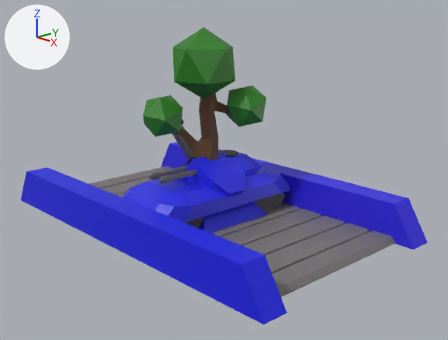
Two versions of the Blender file blender/assets.blend, one commit apart.
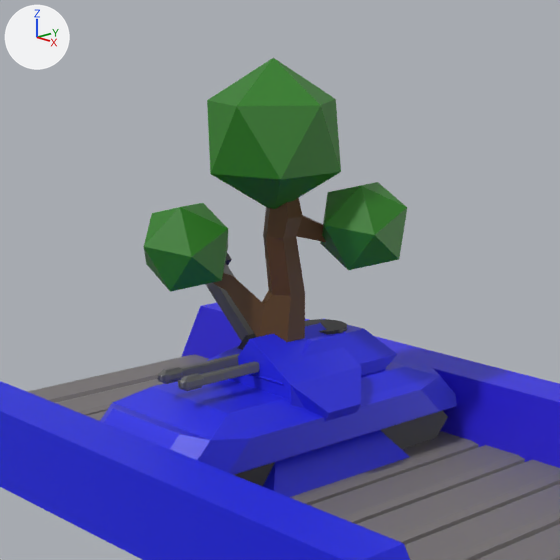
There are two pictures of each version: one whole from a 50 mm lens placed at (9.71, -8.53, 4.69), pointed at (0.44, 0.08, 1.18), one close up on the part from 17% to 75% of the width and 0% to 77% of the height. Lighting does not change. The marker at upper left points along +X, +Y and +Z.

The first close-up shows 'AntiAircraft', 'AntiAircraftBase', 'Bridge', 'TankBody', 'TankTurret', 'Tree1'.
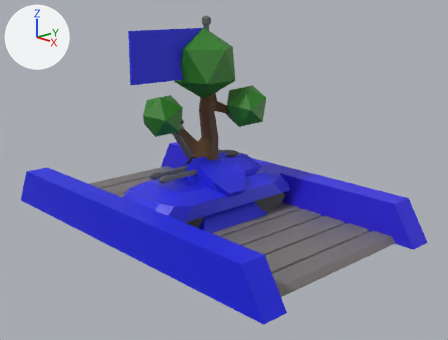
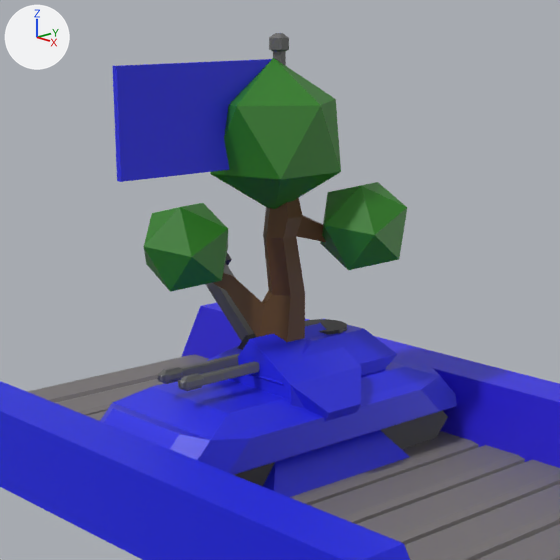
What differs and where, as boxes [x1, y1, x2, y2] in the close-ups (560 x 560 px):
```json
{"object": "Flag", "change": "added", "after": [112, 33, 289, 182], "on screen": "blue", "faces in mat_faction (blue #282ce7)": [112, 59, 273, 182], "faces in mat_barrel (grey #747474)": [269, 33, 289, 66]}
```

Edits to the scene script, one JSON object a line:
```json
{"op": "add", "block": "me_cylinder_001", "code": ["me_cylinder_001 = bpy.data.meshes.new('Cylinder.001')", "me_cylinder_001.from_pydata(...)  # 52 vertices, 44 faces; spans x -0.9..0.9, y -2.96..0.9, z -2.26..2.17", "# faces by material slot: [13, 30, 1]", "me_cylinder_001.materials.append(mat_faction)  # blue #282ce7", "me_cylinder_001.materials.append(mat_barrel)  # grey #747474", "me_cylinder_001.materials.append(mat_barrelbits)  # black #2c2c2c"]}
{"op": "add", "block": "ob_flag", "code": ["ob_flag = bpy.data.objects.new('Flag', me_cylinder_001)", "ob_flag.location = (0.0, 0.0, 2.22)", "ob_flag.scale = (0.636, 0.636, 0.971)"]}
```
